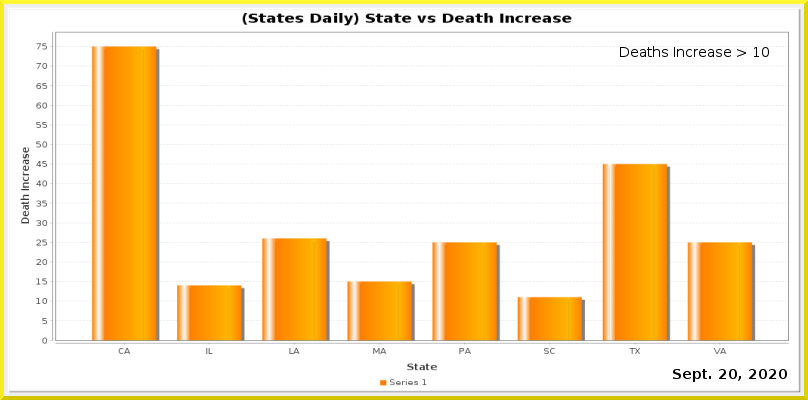
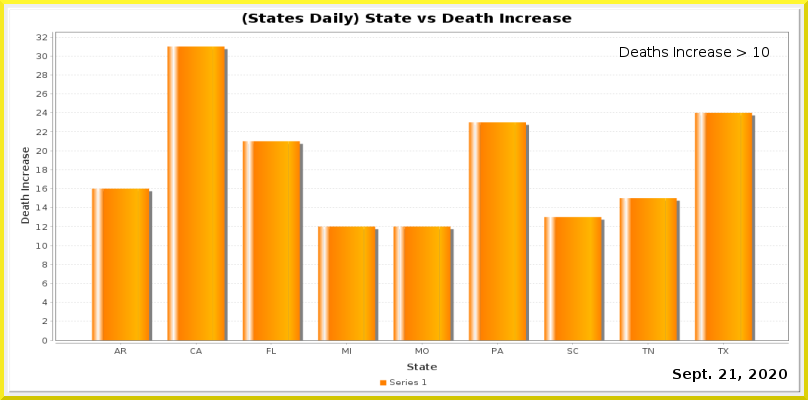
Revision of a layered 808×400 image; what changed, layer by layer:
painted on "Current Date" over [729, 369, 737, 379]
painted on "Date_vs_TestIncrease.png" over [36, 34, 789, 354]
